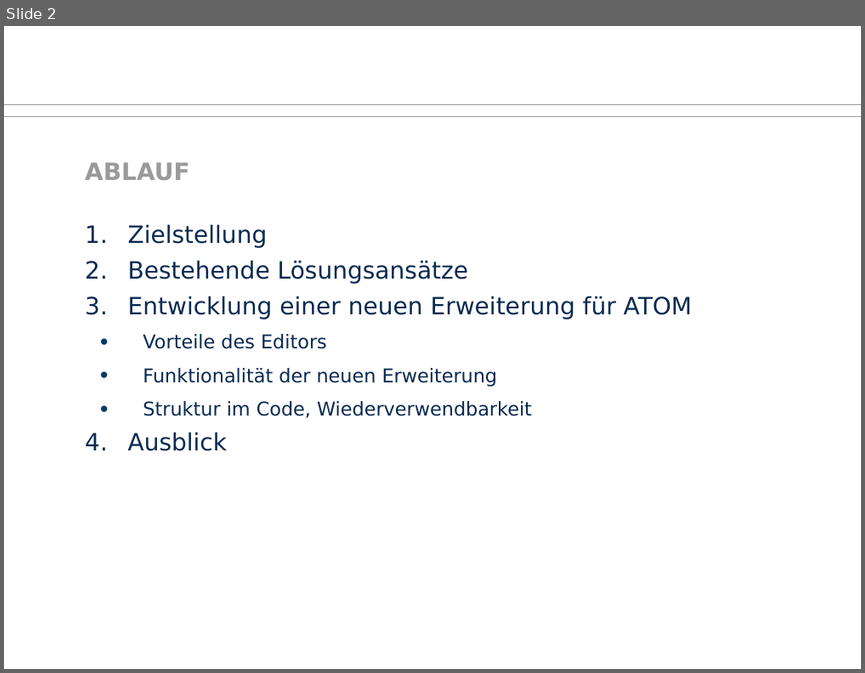
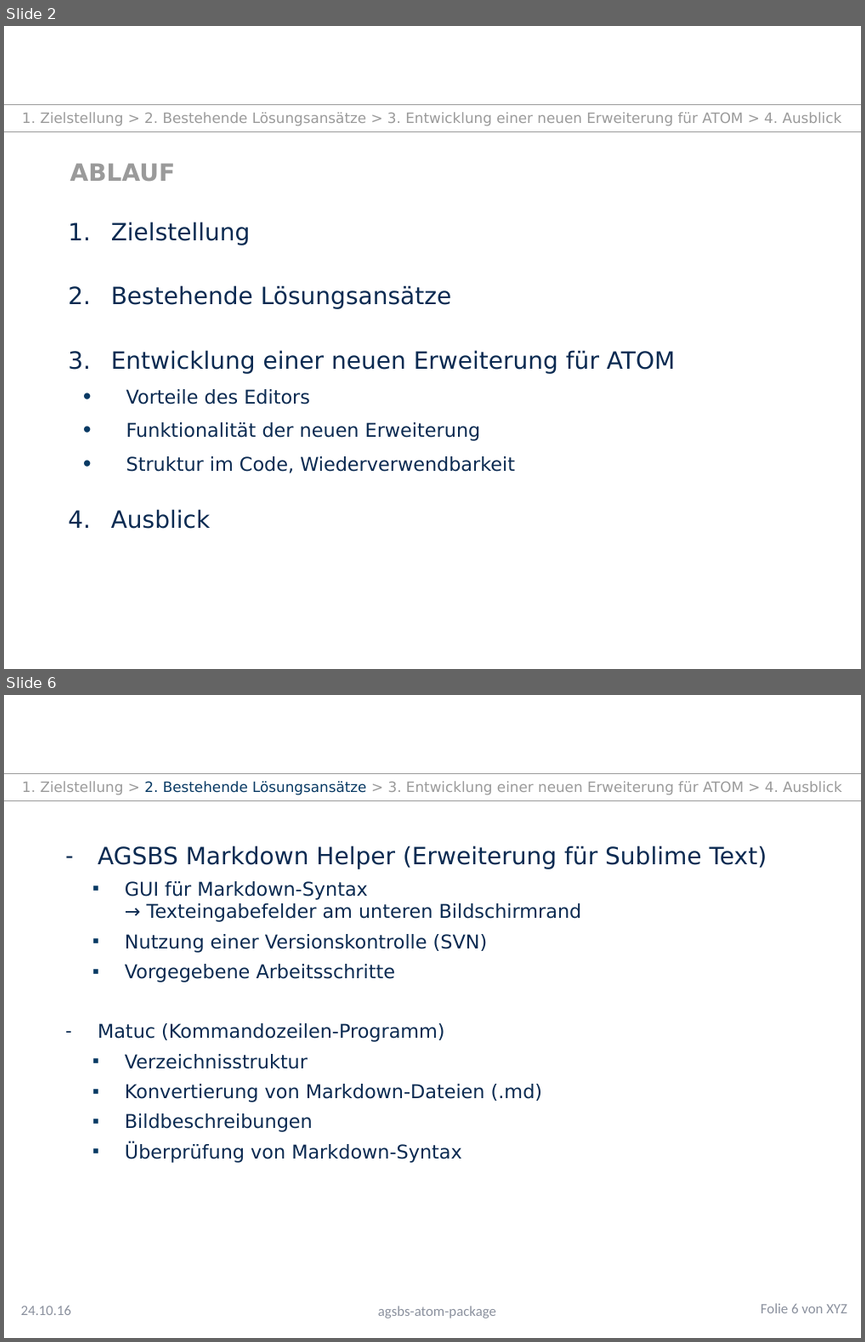
Before and after one commit to TUD-INF-IAI-MCI/agsbs_atom_package, a slide deck: presentation.pptx. Shown one above the other, each under a label of ours: slide 2 before the commit, slides 2 and 6 after it; the slides between them are not shown. The pictures are 865x673 and 865x1342 pixels, drawn with LibreOffice and Linux fonts; fonts in the diff are those of the drawing; background and template pictures are left out. Boxes give left, top, right and bottom in pixels: in the first picture for what was removed or moved away, otherwise in the second. Text is boxed around its words. In the diff, an @@ line names an element or a change of style, - is before the commit and + after.

```diff
--- a/presentation.pptx
+++ b/presentation.pptx
@@ slide 6 added at [4,695,861,1338], background #FFFFFF; not listed: 2 template elements that a slide beside it also shows @@
@@ text added at [22,781,842,795], 12 pt, text #9A9A9A @@
+1. Zielstellung > 2. Bestehende Lösungsansätze > 3. Entwicklung einer neuen Erweiterung für ATOM > 4. Ausblick
@@ text added at [98,845,767,1163], 16 pt, text #0B2A51 @@
+– AGSBS Markdown Helper (Erweiterung für Sublime Text)
+      ▪ GUI für Markdown-Syntax
+        → Texteingabefelder am unteren Bildschirmrand
+      ▪ Nutzung einer Versionskontrolle (SVN)
+      ▪ Vorgegebene Arbeitsschritte
+    – Matuc (Kommandozeilen-Programm)
+      ▪ Verzeichnisstruktur
+      ▪ Konvertierung von Markdown-Dateien (.md)
+      ▪ Bildbeschreibungen
+      ▪ Überprüfung von Markdown-Syntax
@@ text added at [21,1305,71,1315], 12 pt, text #8C919F @@
+24.10.16
@@ text added at [378,1305,496,1318], 12 pt, text #8C919F @@
+agsbs-atom-package
@@ text added at [760,1303,847,1313], 12 pt, text #8C919F @@
+Folie 6 von XYZ
@@ slide 2 changed as well @@
@@ text added at [22,112,842,126], 12 pt, text #9A9A9A @@
+1. Zielstellung > 2. Bestehende Lösungsansätze > 3. Entwicklung einer neuen Erweiterung für ATOM > 4. Ausblick
@@ line moved from (4, 117) - (861, 117) to (4, 131) - (861, 131) @@
@@ text "ABLAUF": place and size @@
-text "ABLAUF" at [85,162,190,180]
+text "ABLAUF" at [70,163,176,181]
@@ text "Zielstellung" rewrapped from [128,224,692,451] to [111,222,675,528] @@
```
Also in this commit, not shown: 1 other slide changed, 3 other slides added.
